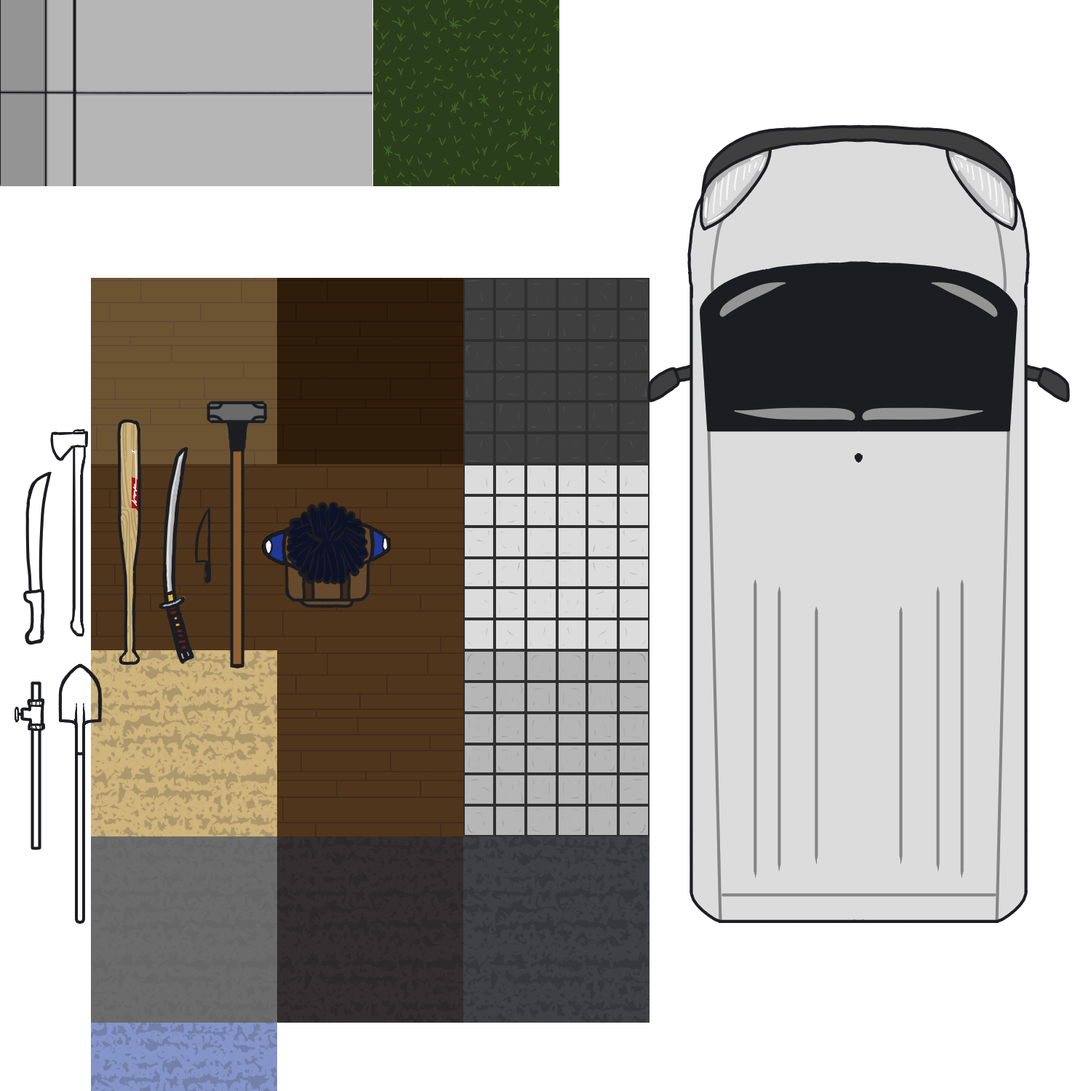
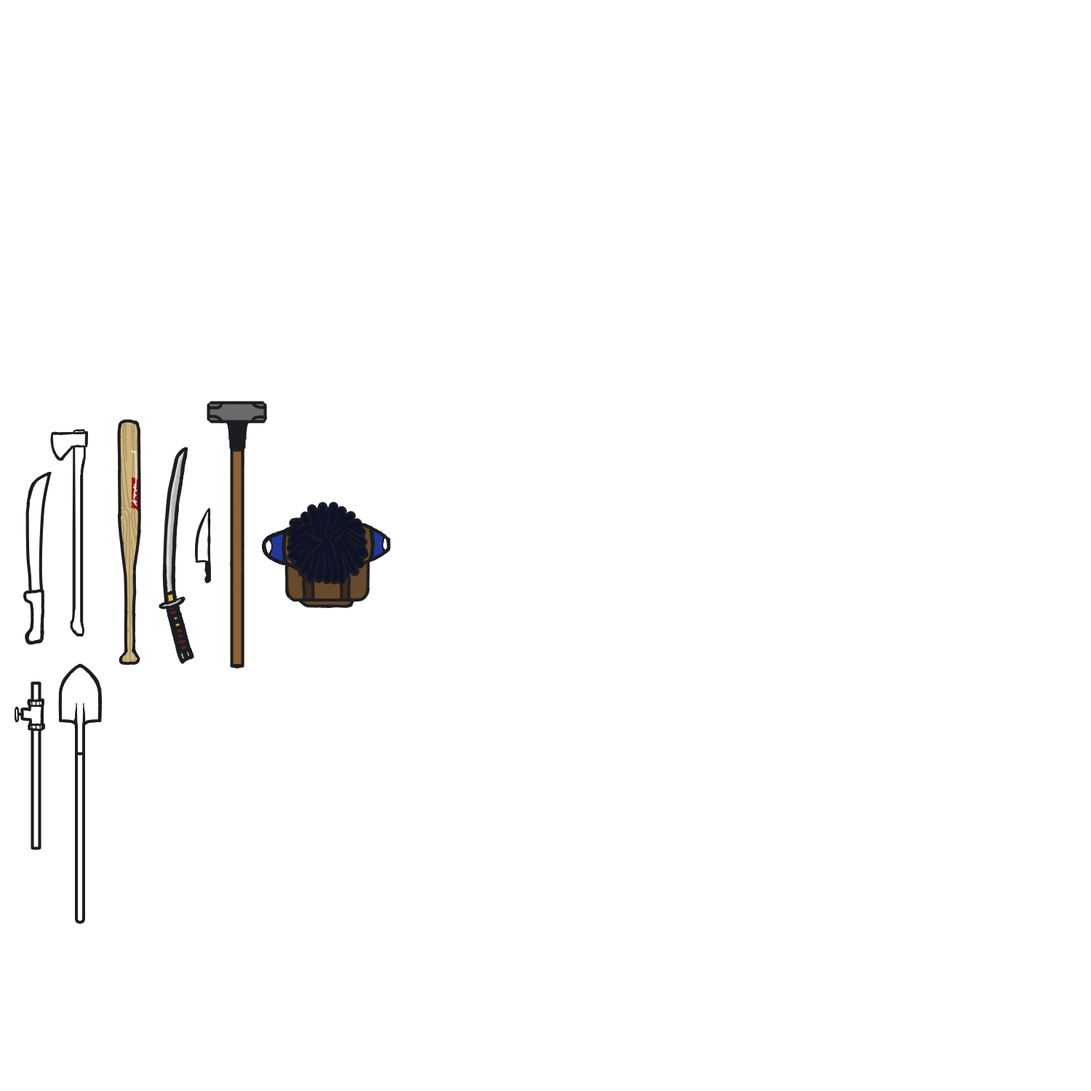
Layered file, before and after one edit (1091 × 1091). Changes by layer:
painted on "Pipe" over left=0, top=0, right=1071, bottom=1091
painted on "Knife" over left=90, top=277, right=289, bottom=632
painted on "Axe" over left=90, top=422, right=102, bottom=702
